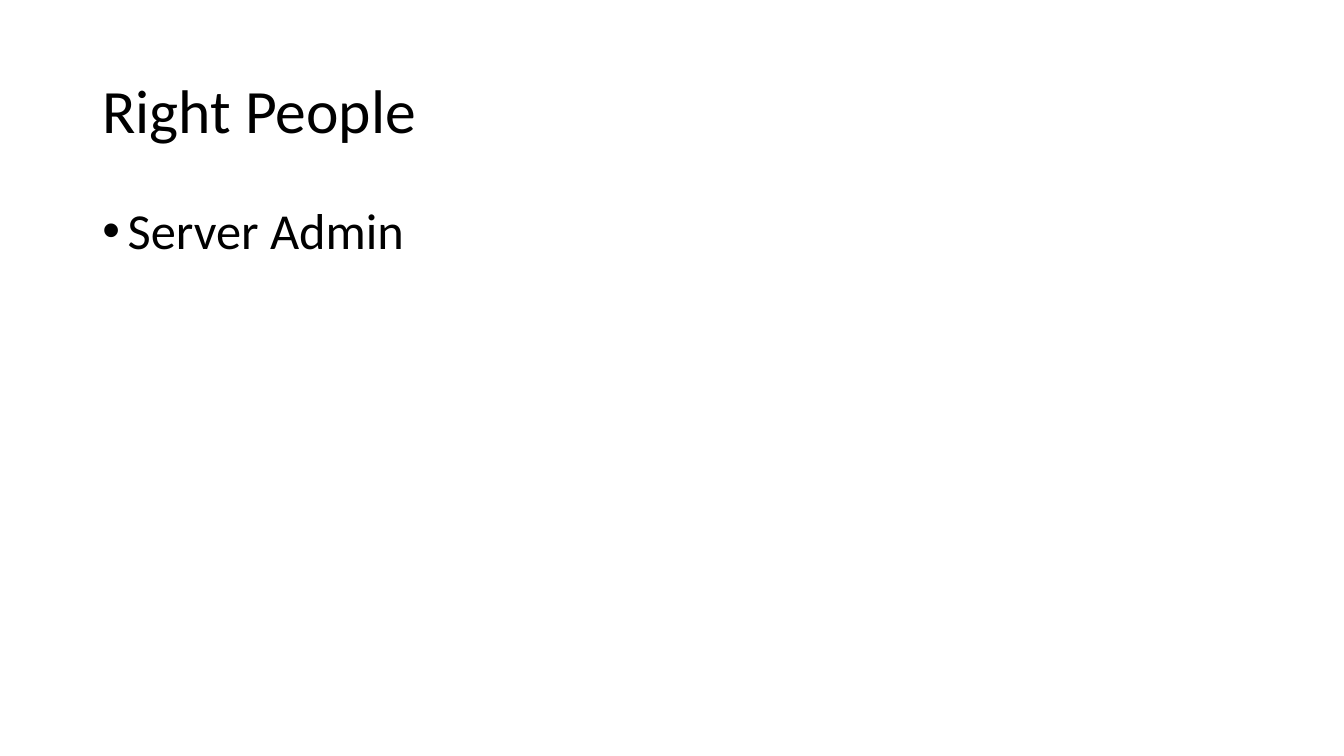
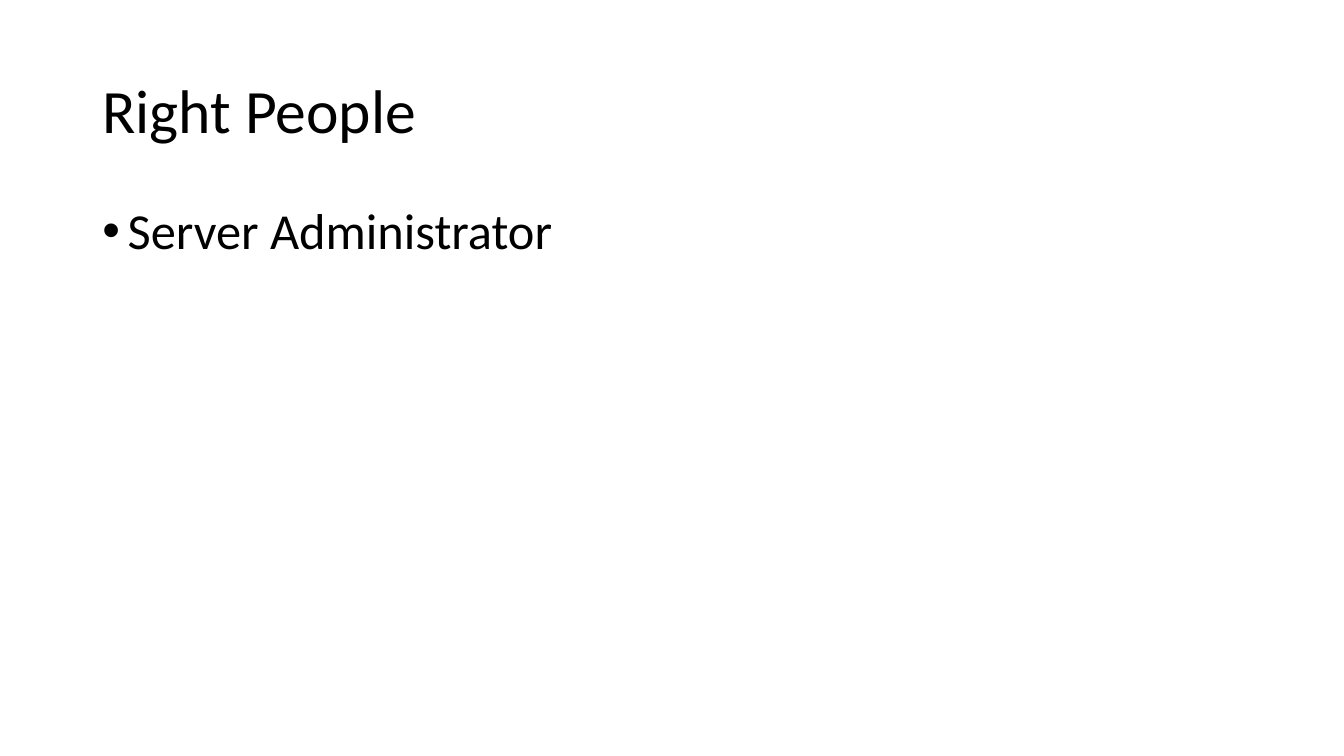
Before and after one commit to ryancheley/dcus-2024, a slide deck: slide 87 of Presentation.pptx. Drawn at 1344x756 pixels with LibreOffice and Linux fonts; fonts in the diff are those of the drawing. Boxes give left, top, right and bottom in pixels: in the first picture for what was removed or moved away, otherwise in the second. Text is boxed around its words. In the diff, an @@ line names an element or a change of style, - is before the commit and + after.

```diff
--- a/Presentation.pptx
+++ b/Presentation.pptx
@@ text at [128, 214, 552, 250]: text changed @@
-• Server Admin
+• Server Administrator
```
Also in this commit, not shown: 2 other slides changed, 1 slide added, 1 slide removed.
